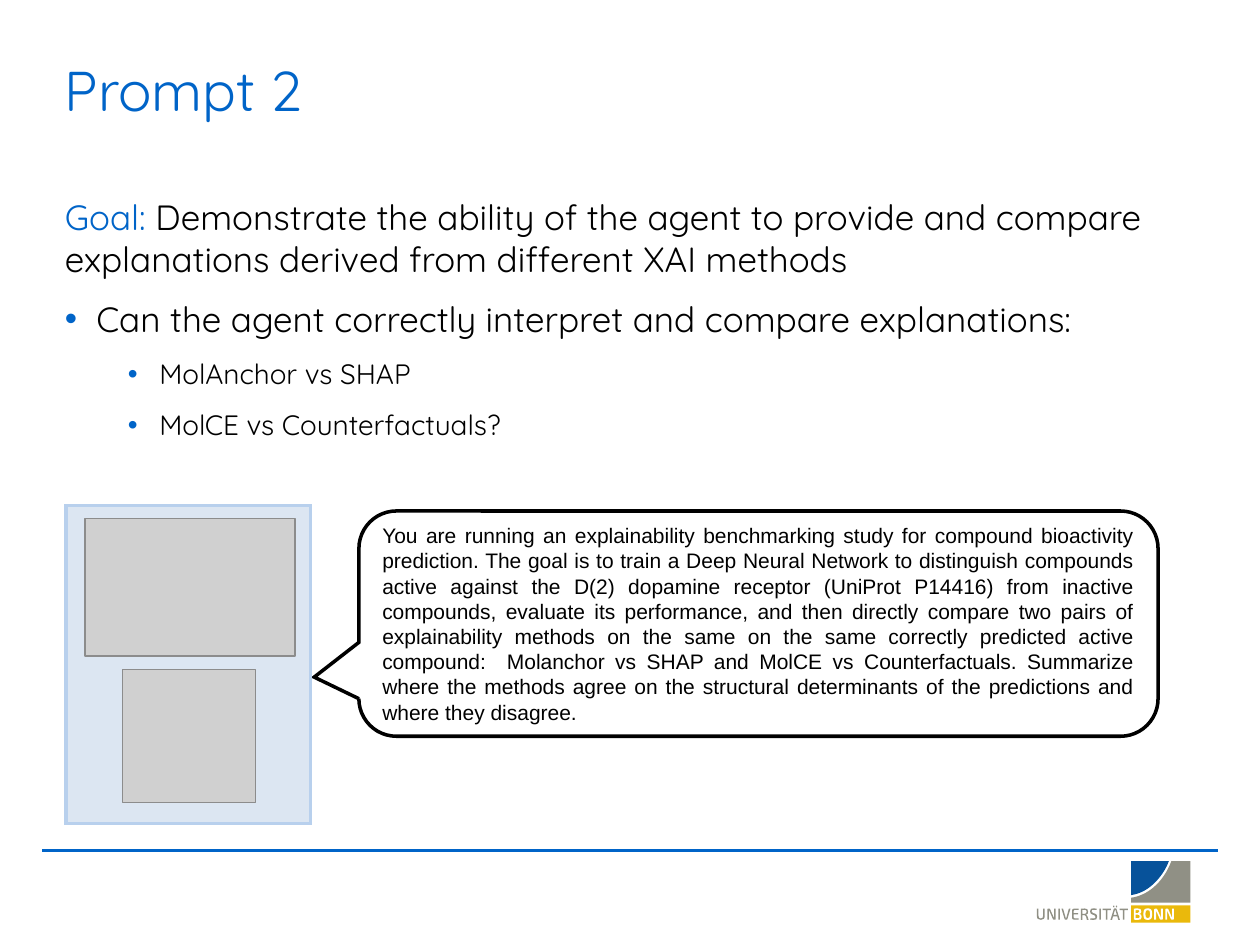
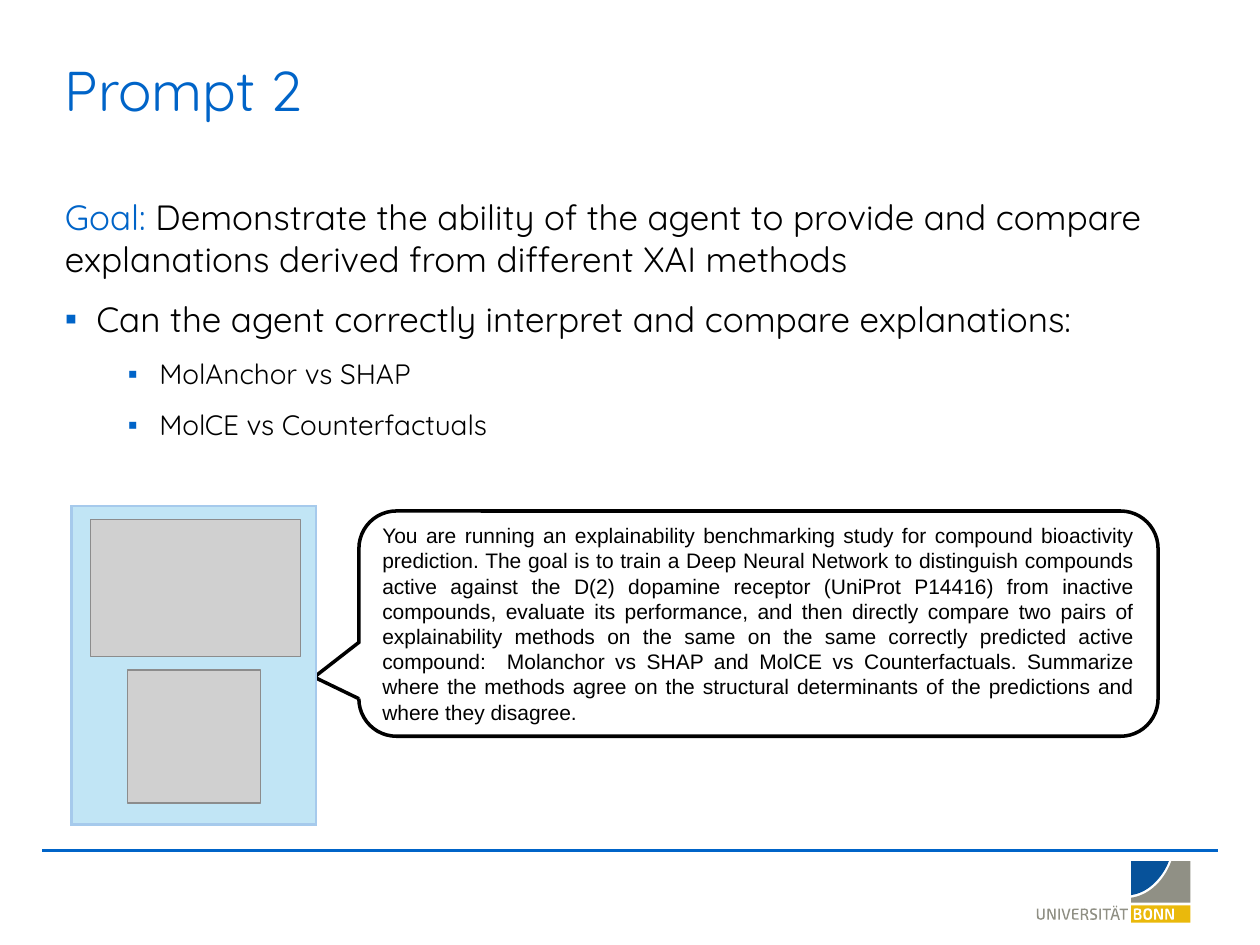
Before and after one commit to LSI-Uni-Bonn/ChemicHAL, a slide deck: slide 10 of slides/AI_Agent_Explainability.pptx. Drawn at 1260x945 pixels with LibreOffice and Linux fonts; fonts in the diff are those of the drawing; grey boxes stand for pictures; background and template pictures are left out. Boxes give left, top, right and bottom in pixels: in the first picture for what was removed or moved away, otherwise in the second. Text is boxed around its words. In the diff, an @@ line names an element or a change of style, - is before the commit and + after.

```diff
--- a/slides/AI_Agent_Explainability.pptx
+++ b/slides/AI_Agent_Explainability.pptx
@@ text at bbox=[159, 414, 487, 436]: text changed @@
-  • MolCE vs Counterfactuals?
+  ▪ MolCE vs Counterfactuals
@@ 2 pictures, 1 rectangle: place and size @@
-2 pictures, 1 rectangle at bbox=[67, 505, 311, 824]
+2 pictures, 1 rectangle at bbox=[72, 507, 316, 825]
@@ rectangle at bbox=[72, 507, 316, 825]: fill #DCE6F2 to #C1E5F5; outline #B8D0ED 2 pt to #A6CAEC 1.5 pt @@
```
Also in this commit, not shown: 23 other slides changed.
